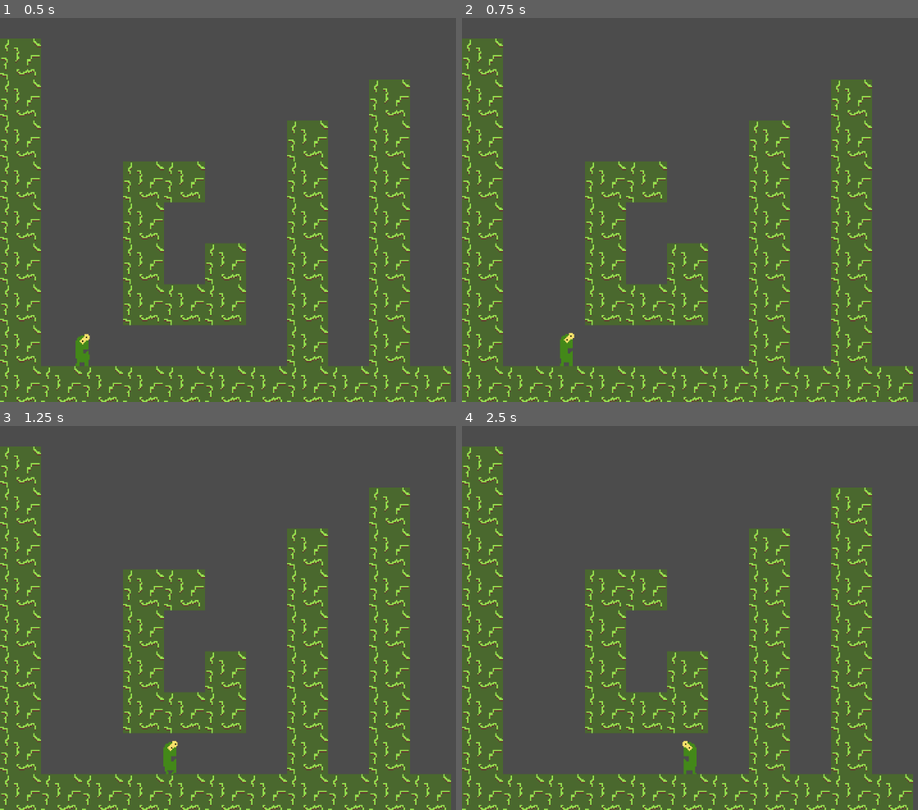
Above: before the commit, frames 1-4 (two rows, left to right).
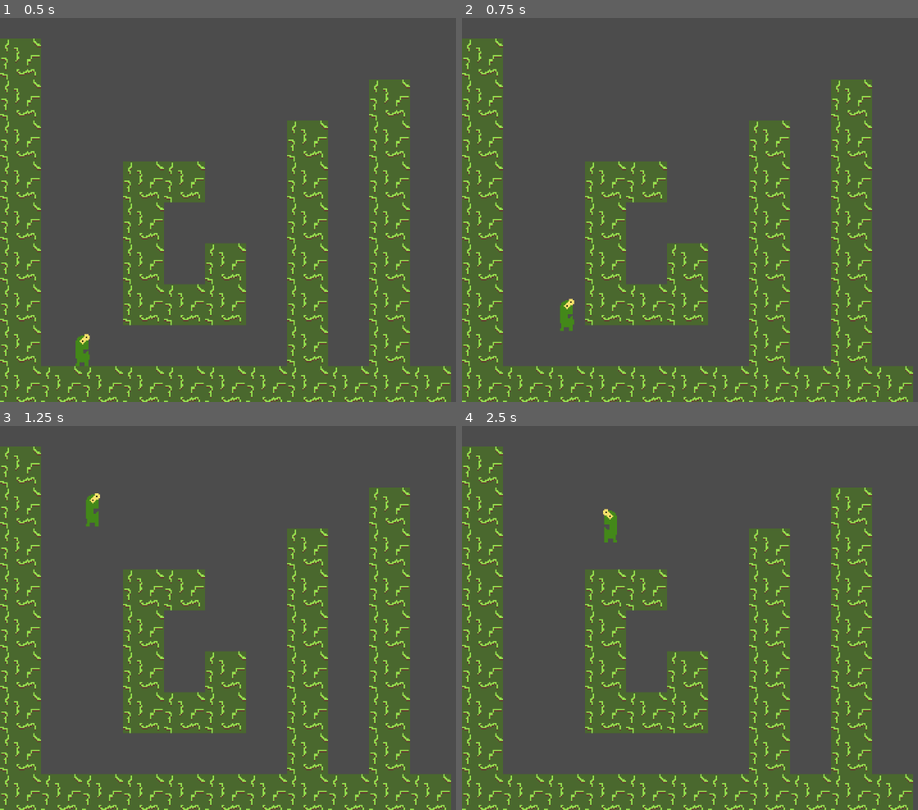
Above: after the commit, the same moments.

Repository: CodeChomper/LDjam41
Game: Godot game, scene res://scenes/TestMap.tscn
Two runs of this game, one before a commit and one after it. Both use one fixed random seed, a clock stepped at 60 frames per second and the inputs below.
Inputs:
- Up to frame 1 (0.5 s): no input
- Up to frame 2 (0.75 s): tap Enter at 0.5 s; hold Right (ui_right) from 0.53 s (still down); tap W (player_jump, bound only after the commit) at 0.6 s
- Up to frame 3 (1.25 s): keep holding Right (ui_right); tap W (player_jump, bound only after the commit) at 0.77, 1.07 s
- Up to frame 4 (2.5 s): tap W (player_jump, bound only after the commit) at 1.35, 1.52, 1.82, 2.1 s; release Right (ui_right) at 2.03 s; hold Left (ui_left) from 2.03 s (still down)

Frame 1 is identical in both runs. In frame 2, 0.4% of the frame differs, in the area x 21-25%, y 73-91%; in frame 3, 0.4%; in frame 4, 0.4%, in the area x 30-52%, y 21-91%.

Commit message:
MazeGen on the way!

Diff:
--- /dev/null
+++ b/Puck.gd
@@ -0,0 +1,46 @@
+extends KinematicBody2D
+
+# class member variables go here, for example:
+# var a = 2
+# var b = "textvar"
+var motion = Vector2()
+var newPos
+func _ready():
+	# Called every time the node is added to the scene.
+	# Initialization here
+	pass
+
+func _physics_process(delta):
+	if Input.is_action_pressed("ui_up"):
+		motion.y = -5
+		motion.x = 0
+	elif Input.is_action_pressed("ui_down"):
+		motion.y = 5
+		motion.x = 0
+	elif Input.is_action_pressed("ui_left"):
+		motion.x = -5
+		motion.y = 0
+	elif Input.is_action_pressed("ui_right"):
+		motion.x = 5
+		motion.y = 0
+
+	if abs(position.distance_to(newPos)) < 0.3 :
+		motion.x = 0
+		motion.y = 0
+
+
+	var coll = move_and_collide(motion)
+	if coll and coll.collider.has_method("remove_wall"):
+		coll.collider.remove_wall()
+
+func moveTowards(newPos):
+	if newPos.y < position.y:
+		motion.y = -1
+	if newPos.y > position.y:
+		motion.y = 1
+	if newPos.x < position.x:
+		motion.x = -1
+	if newPos.x > position.x:
+		motion.x = 1
+
+	self.newPos = newPos
--- a/project.godot
+++ b/project.godot
@@ -14,6 +14,19 @@
 run/main_scene="res://scenes/TestMap.tscn"
 config/icon="res://art/player.png"
 
+[input]
+
+player_jump=[ Object(InputEventKey,"resource_local_to_scene":false,"resource_name":"","device":0,"alt":false,"shift":false,"control":false,"meta":false,"command":false,"pressed":false,"scancode":87,"unicode":0,"echo":false,"script":null)
+, Object(InputEventKey,"resource_local_to_scene":false,"resource_name":"","device":0,"alt":false,"shift":false,"control":false,"meta":false,"command":false,"pressed":false,"scancode":16777232,"unicode":0,"echo":false,"script":null)
+, Object(InputEventKey,"resource_local_to_scene":false,"resource_name":"","device":0,"alt":false,"shift":false,"control":false,"meta":false,"command":false,"pressed":false,"scancode":32,"unicode":0,"echo":false,"script":null)
+ ]
+player_left=[ Object(InputEventKey,"resource_local_to_scene":false,"resource_name":"","device":0,"alt":false,"shift":false,"control":false,"meta":false,"command":false,"pressed":false,"scancode":65,"unicode":0,"echo":false,"script":null)
+, Object(InputEventKey,"resource_local_to_scene":false,"resource_name":"","device":0,"alt":false,"shift":false,"control":false,"meta":false,"command":false,"pressed":false,"scancode":16777231,"unicode":0,"echo":false,"script":null)
+ ]
+player_right=[ Object(InputEventKey,"resource_local_to_scene":false,"resource_name":"","device":0,"alt":false,"shift":false,"control":false,"meta":false,"command":false,"pressed":false,"scancode":68,"unicode":0,"echo":false,"script":null)
+, Object(InputEventKey,"resource_local_to_scene":false,"resource_name":"","device":0,"alt":false,"shift":false,"control":false,"meta":false,"command":false,"pressed":false,"scancode":16777233,"unicode":0,"echo":false,"script":null)
+ ]
+
 [rendering]
 
 environment/default_environment="res://default_env.tres"
--- /dev/null
+++ b/scenes/Maze.tscn
@@ -0,0 +1,11 @@
+[gd_scene load_steps=4 format=2]
+
+[ext_resource path="res://scripts/Maze.gd" type="Script" id=1]
+[ext_resource path="res://scenes/MazeNode.tscn" type="PackedScene" id=2]
+[ext_resource path="res://scenes/Puck.tscn" type="PackedScene" id=3]
+
+[node name="Maze" type="Node" index="0"]
+
+script = ExtResource( 1 )
+mazeNode = ExtResource( 2 )
+puckObj = ExtResource( 3 )
--- /dev/null
+++ b/scenes/MazeNode.tscn
@@ -0,0 +1,115 @@
+[gd_scene load_steps=9 format=2]
+
+[ext_resource path="res://scripts/MazeNode.gd" type="Script" id=1]
+[ext_resource path="res://scripts/Wall.gd" type="Script" id=2]
+[ext_resource path="res://art/HorzWall.png" type="Texture" id=3]
+[ext_resource path="res://art/VertWall.png" type="Texture" id=4]
+
+[sub_resource type="RectangleShape2D" id=1]
+
+custom_solver_bias = 0.0
+extents = Vector2( 31.9934, 0.966673 )
+
+[sub_resource type="RectangleShape2D" id=2]
+
+custom_solver_bias = 0.0
+extents = Vector2( 31.9723, 0.973295 )
+
+[sub_resource type="RectangleShape2D" id=3]
+
+custom_solver_bias = 0.0
+extents = Vector2( 0.994719, 31.9893 )
+
+[sub_resource type="RectangleShape2D" id=4]
+
+custom_solver_bias = 0.0
+extents = Vector2( 0.984093, 31.9665 )
+
+[node name="Node2d" type="Node2D"]
+
+script = ExtResource( 1 )
+
+[node name="Up" type="StaticBody2D" parent="." index="0"]
+
+position = Vector2( 0, -62 )
+input_pickable = false
+collision_layer = 1
+collision_mask = 1
+constant_linear_velocity = Vector2( 0, 0 )
+constant_angular_velocity = 0.0
+friction = 1.0
+bounce = 0.0
+script = ExtResource( 2 )
+
+[node name="Sprite" type="Sprite" parent="Up" index="0"]
+
+texture = ExtResource( 3 )
+
+[node name="CollisionShape2D" type="CollisionShape2D" parent="Up" index="1"]
+
+position = Vector2( -0.0355644, 31.0071 )
+shape = SubResource( 1 )
+
+[node name="Down" type="StaticBody2D" parent="." index="1"]
+
+editor/display_folded = true
+input_pickable = false
+collision_layer = 1
+collision_mask = 1
+constant_linear_velocity = Vector2( 0, 0 )
+constant_angular_velocity = 0.0
+friction = 1.0
+bounce = 0.0
+script = ExtResource( 2 )
+
+[node name="Sprite" type="Sprite" parent="Down" index="0"]
+
+texture = ExtResource( 3 )
+
+[node name="CollisionShape2D" type="CollisionShape2D" parent="Down" index="1"]
+
+position = Vector2( 0, 31 )
+shape = SubResource( 2 )
+
+[node name="Left" type="StaticBody2D" parent="." index="2"]
+
+editor/display_folded = true
+input_pickable = false
+collision_layer = 1
+collision_mask = 1
+constant_linear_velocity = Vector2( 0, 0 )
+constant_angular_velocity = 0.0
+friction = 1.0
+bounce = 0.0
+script = ExtResource( 2 )
+
+[node name="Sprite" type="Sprite" parent="Left" index="0"]
+
+texture = ExtResource( 4 )
+
+[node name="CollisionShape2D" type="CollisionShape2D" parent="Left" index="1"]
+
+position = Vector2( -31, 0 )
+shape = SubResource( 3 )
+
+[node name="Right" type="StaticBody2D" parent="." index="3"]
+
+editor/display_folded = true
+input_pickable = false
+collision_layer = 1
+collision_mask = 1
+constant_linear_velocity = Vector2( 0, 0 )
+constant_angular_velocity = 0.0
+friction = 1.0
+bounce = 0.0
+script = ExtResource( 2 )
+
+[node name="Sprite" type="Sprite" parent="Right" index="0"]
+
+position = Vector2( 62, 0 )
+texture = ExtResource( 4 )
+
+[node name="CollisionShape2D" type="CollisionShape2D" parent="Right" index="1"]
+
+position = Vector2( 31, 0 )
+shape = SubResource( 4 )
--- /dev/null
+++ b/scenes/Puck.tscn
@@ -0,0 +1,27 @@
+[gd_scene load_steps=4 format=2]
+
+[ext_resource path="res://Puck.gd" type="Script" id=1]
+[ext_resource path="res://art/Puck.png" type="Texture" id=2]
+
+[sub_resource type="CircleShape2D" id=1]
+
+custom_solver_bias = 0.0
+radius = 14.1275
+
+[node name="Puck" type="KinematicBody2D"]
+
+input_pickable = false
+collision_layer = 1
+collision_mask = 1
+collision/safe_margin = 0.08
+script = ExtResource( 1 )
+
+[node name="Sprite" type="Sprite" parent="." index="0"]
+
+scale = Vector2( 0.5, 0.5 )
+texture = ExtResource( 2 )
+_sections_unfolded = [ "Transform" ]
+
+[node name="CollisionShape2D" type="CollisionShape2D" parent="." index="1"]
+
+shape = SubResource( 1 )
--- a/scenes/TestMap.tscn
+++ b/scenes/TestMap.tscn
@@ -3,7 +3,7 @@
 [ext_resource path="res://scenes/Block01.tscn" type="PackedScene" id=1]
 [ext_resource path="res://scenes/Player.tscn" type="PackedScene" id=2]
 
-[node name="Node" type="Node"]
+[node name="Node" type="Node" index="0"]
 
 [node name="Level" type="Node" parent="." index="0"]
 
--- /dev/null
+++ b/scripts/Maze.gd
@@ -0,0 +1,81 @@
+extends Node
+
+# class member variables go here, for example:
+# var a = 2
+# var b = "textvar"
+const NODE_SIZE = 64
+const HALF_NODE_SIZE = NODE_SIZE / 2
+var width
+var height
+var grid = []
+var puck
+
+export (PackedScene) var mazeNode
+export (PackedScene) var puckObj
+
+
+func _ready():
+	randomize()
+	width = 20
+	height = 20
+	for x in range(width):
+		grid.append([])
+		for y in range(height):
+			var tmpNode = mazeNode.instance()
+			tmpNode.set_position(Vector2(x*NODE_SIZE + HALF_NODE_SIZE, y*NODE_SIZE + HALF_NODE_SIZE))
+			add_child(tmpNode)
+			grid[x].append(tmpNode)
+
+	puck = puckObj.instance()
+	puck.position = Vector2(HALF_NODE_SIZE, HALF_NODE_SIZE)
+	add_child(puck)
+
+	make_maze()
+	pass
+
+func make_maze():
+	var pathStack = []
+	# Get starting pos
+	var pos = Vector2(0,0)
+	var curNode = grid[pos.x][pos.y]
+
+	print(curNode.position)
+	pathStack.push_back(curNode)
+	#loop--------------------------
+	while pathStack.size() > 0:
+		# Get unvistied neighbors
+		var neighbors = []
+		#look up
+		if pos.y > 0 and !grid[pos.x][pos.y - 1].visited:
+			print("can go up")
+			neighbors.append(Vector2(pos.x, pos.y - 1))
+		#look down
+		if pos.y < height and !grid[pos.x][pos.y + 1].visited:
+			print("can go down")
+			neighbors.append(Vector2(pos.x, pos.y + 1))
+		#look left
+		if pos.x > 0 and !grid[pos.x - 1][pos.y].visited:
+			print("can go left")
+			neighbors.append(Vector2(pos.x - 1, pos.y))
+		#look right
+		if pos.x < width and !grid[pos.x + 1][pos.y].visited:
+			print("can go right")
+			neighbors.append(Vector2(pos.x + 1, pos.y))
+
+		print(neighbors)
+		pathStack.pop_back()
+
+		# if no unvisted neighbors and stack not empty
+			# move to prev node by pop of stack
+		# if no unvistied neighbors and stack empty
+			# maze complete
+		# choose a random neighbor to visit
+		if neighbors.size() > 0:
+			var newPos = neighbors[randi() % neighbors.size()]
+			print(newPos)
+			pathStack.push_back(grid[newPos.x][newPos.y])
+			puck.moveTowards(Vector2(newPos.x * NODE_SIZE + HALF_NODE_SIZE, newPos.y * NODE_SIZE + HALF_NODE_SIZE))
+			# move to neighbor and mark it visited
+			# put neighbor on stack
+
+		pathStack.pop_back()
--- /dev/null
+++ b/scripts/MazeNode.gd
@@ -0,0 +1,20 @@
+extends Node2D
+
+var visited
+var up
+var down
+var left
+var right
+
+func _ready():
+	visited = false
+	up = true
+	down = true
+	left = true
+	right = true
+	pass
+
+#func _process(delta):
+#	# Called every frame. Delta is time since last frame.
+#	# Update game logic here.
+#	pass
--- a/scripts/Player.gd
+++ b/scripts/Player.gd
@@ -18,10 +18,10 @@
 	motion.y += GRAVITY
 	var friction = false
 
-	if Input.is_action_pressed("ui_right"):
+	if Input.is_action_pressed("player_right"):
 		motion.x = min(motion.x + ACCELERATION, MAX_SPEED);
 		$Sprite.flip_h = false
-	elif Input.is_action_pressed("ui_left"):
+	elif Input.is_action_pressed("player_left"):
 		motion.x = max(motion.x - ACCELERATION, -MAX_SPEED);
 		$Sprite.flip_h = true
 	else:
@@ -55,18 +55,18 @@
 		jumpCnt = 0
 
 		#first jump
-		if Input.is_action_just_pressed("ui_up"):
+		if Input.is_action_just_pressed("player_jump"):
 			motion.y -= JUMP_POWER
 			jumpCnt += 1
 
 	#mid air not touching wall
-	if !is_on_floor() and !is_on_wall() and jumpCnt < 2 and Input.is_action_just_pressed("ui_up"):
+	if !is_on_floor() and !is_on_wall() and jumpCnt < 2 and Input.is_action_just_pressed("player_jump"):
 		motion.y -= JUMP_POWER
 		jumpCnt += 1
 
 
 	#wall jump
-	if is_on_wall() and !is_on_floor() and Input.is_action_just_pressed("ui_up"):
+	if is_on_wall() and !is_on_floor() and Input.is_action_just_pressed("player_jump"):
 		jumpCnt = 4
 		var left = test_move(transform, Vector2(1,0))
 		motion.y -= JUMP_POWER
--- /dev/null
+++ b/scripts/Wall.gd
@@ -0,0 +1,19 @@
+extends StaticBody2D
+
+# class member variables go here, for example:
+# var a = 2
+# var b = "textvar"
+
+func _ready():
+	# Called every time the node is added to the scene.
+	# Initialization here
+	pass
+
+func remove_wall():
+	print("Remove wall")
+	get_parent().remove_child(self)
+
+#func _process(delta):
+#	# Called every frame. Delta is time since last frame.
+#	# Update game logic here.
+#	pass
Binary file added: art/HorzWall.png
Not shown, added: art/HorzWall.png.import
Binary file added: art/Node.png
Not shown, added: art/Node.png.import
Binary file added: art/Puck.png
Not shown, added: art/Puck.png.import
Not shown, added: art/Thumb01.png.import
Binary file added: art/VertWall.png
Not shown, added: art/VertWall.png.import
